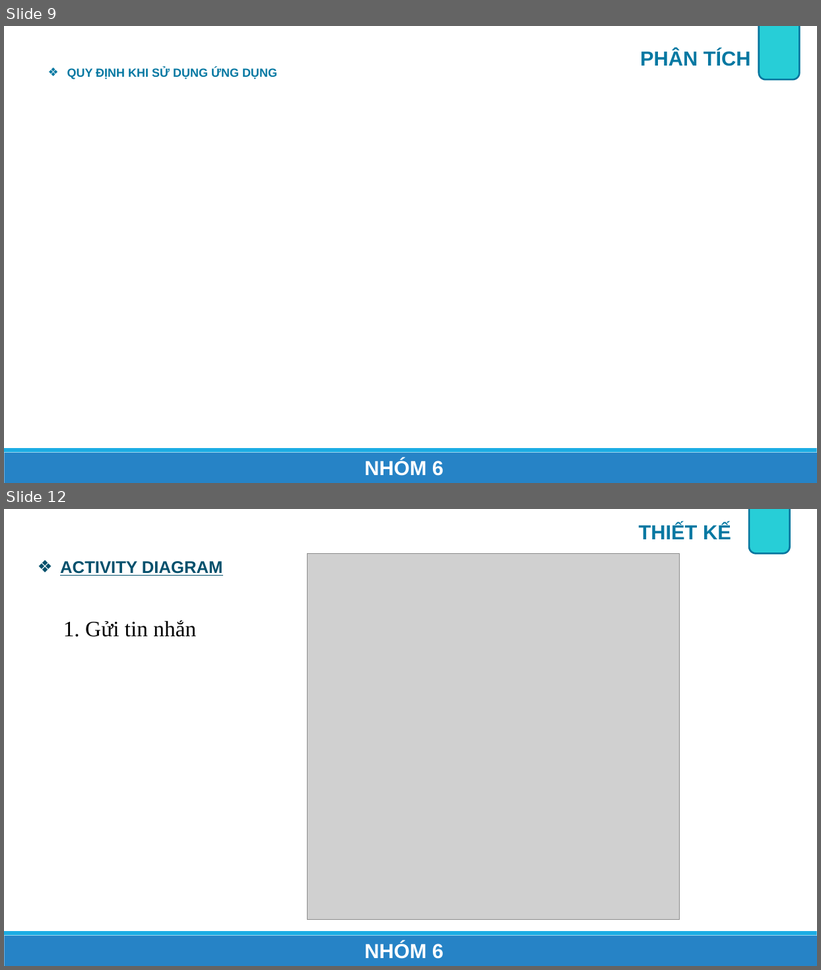
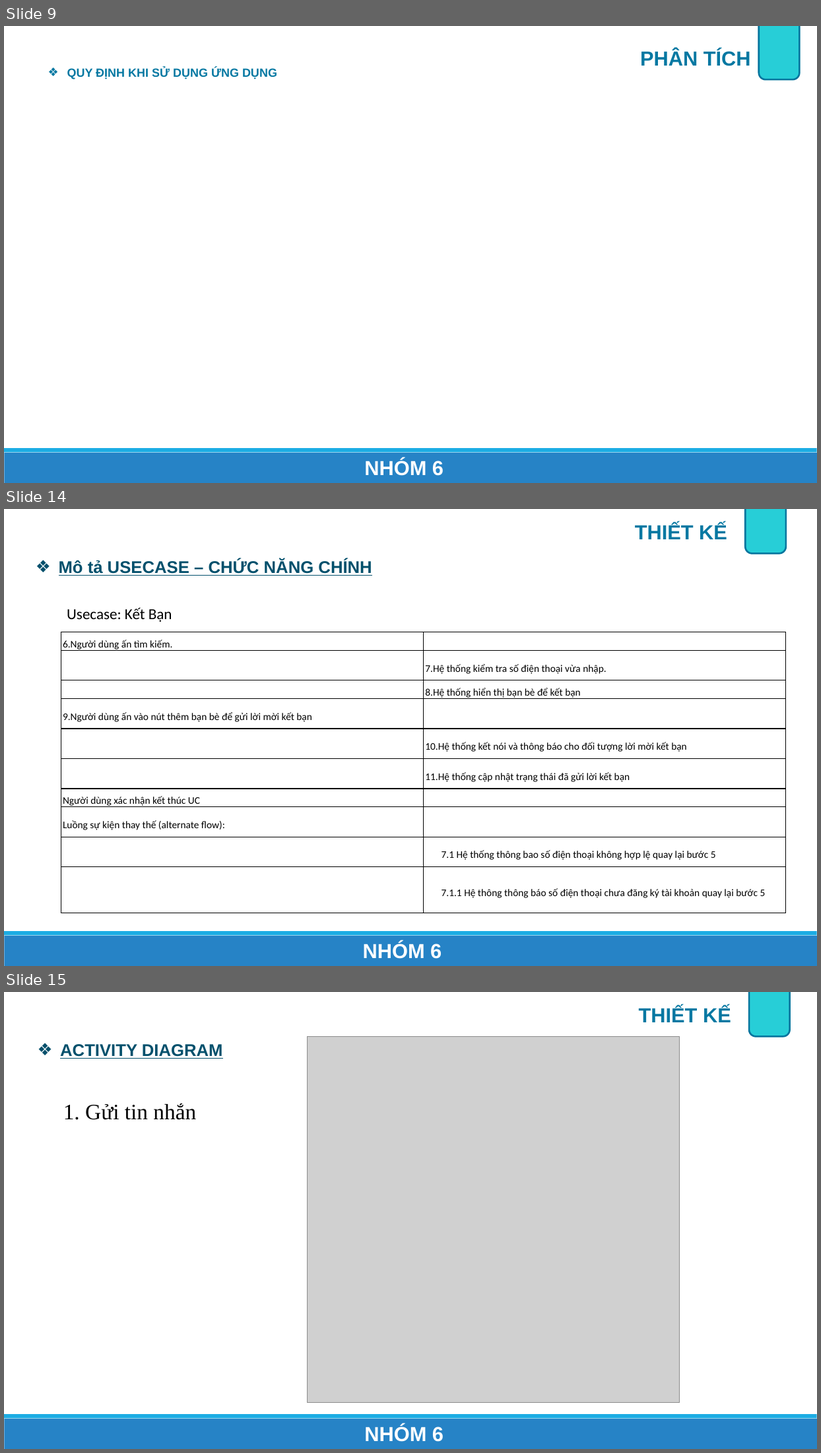
Before and after one commit to onebabyq/ung-dung-quan-li-tin-nhan-congnghemoi, a slide deck: Slide_BaoCao/AppChat_Nhom6.pptx. Shown one above the other, each under a label of ours: slides 9 and 12 before the commit, slides 9, 14 and 15 after it; the slides between them are not shown. The pictures are 821x970 and 821x1453 pixels, drawn with LibreOffice and Linux fonts; fonts in the diff are those of the drawing; grey boxes stand for pictures. Boxes give left, top, right and bottom in pixels: in the first picture for what was removed or moved away, otherwise in the second. Text is boxed around its words. In the diff, an @@ line names an element or a change of style, - is before the commit and + after.

```diff
--- a/Slide_BaoCao/AppChat_Nhom6.pptx
+++ b/Slide_BaoCao/AppChat_Nhom6.pptx
@@ slide 14 added at [4, 509, 817, 966], background #FFFFFF; not listed: 2 template elements that a slide beside it also shows @@
@@ text added at [635, 524, 727, 539], 24 pt, text #0578A2, bold @@
+THIẾT KẾ
@@ rounded rectangle added at [746, 509, 787, 553], fill #27CED7, outline #05759E 2 pt @@
@@ text added at [59, 559, 372, 576], 20 pt, text #03506C, bold, underline @@
+❖ Mô tả USECASE – CHỨC NĂNG CHÍNH
@@ text added at [67, 607, 172, 622], 18 pt, text #000000 @@
+Usecase: Kết Bạn
@@ table added at [61, 632, 787, 908], 10 rows, 2 columns @@
+6.Người dùng ấn tìm kiếm. | 
+ | 7.Hệ thống kiểm tra số điện thoại vừa nhập.
+ | 8.Hệ thống hiển thị bạn bè để kết bạn
+9.Người dùng ấn vào nút thêm bạn bè để gửi lời mời kết bạn | 
+ | 10.Hệ thống kết nói và thông báo cho đối tượng lời mời kết bạn
+ | 11.Hệ thống cập nhật trạng thái đã gửi lời kết bạn
+Người dùng xác nhận kết thúc UC | 
+Luồng sự kiện thay thế (alternate flow): | 
+ | 7.1 Hệ thống thông bao số điện thoại không hợp lệ quay lại bước 5
+ | 7.1.1 Hệ thông thông báo số điện thoại chưa đăng ký tài khoản quay lại bước 5
@@ text added at [363, 943, 442, 959], 24 pt, text #FFFFFF, bold @@
+NHÓM 6
@@ what was slide 12 is now slide 15 @@
```
Also in this commit, not shown: 3 slides changed, 2 other slides added.
